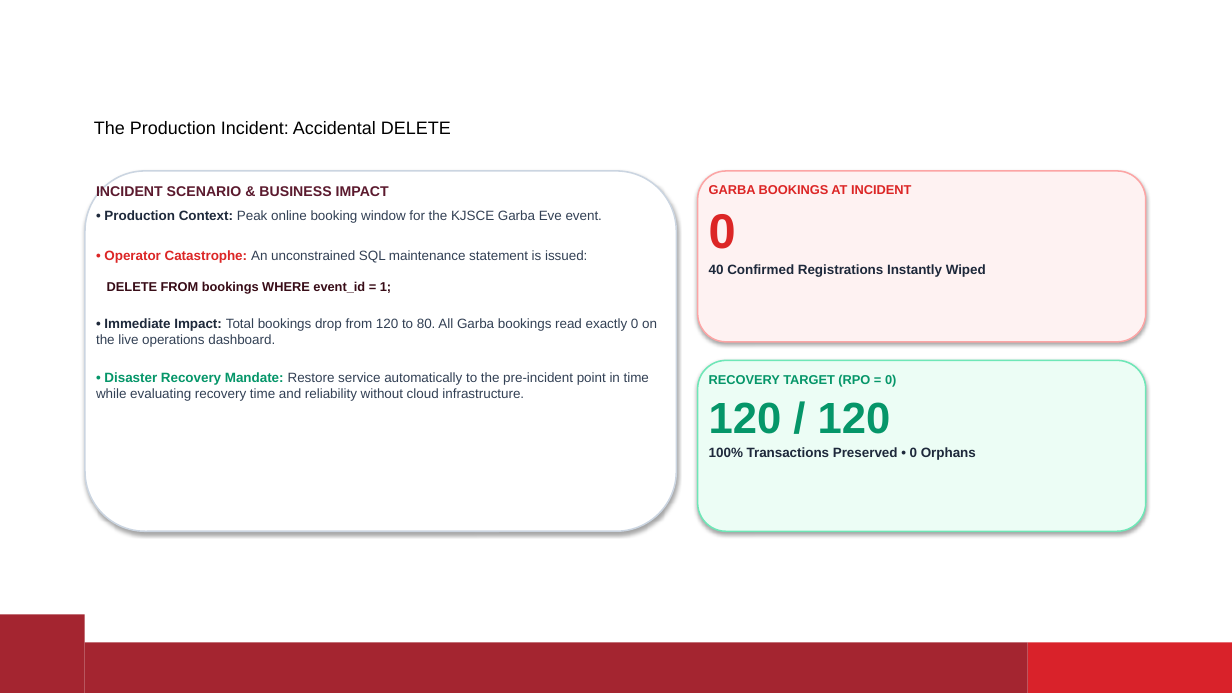
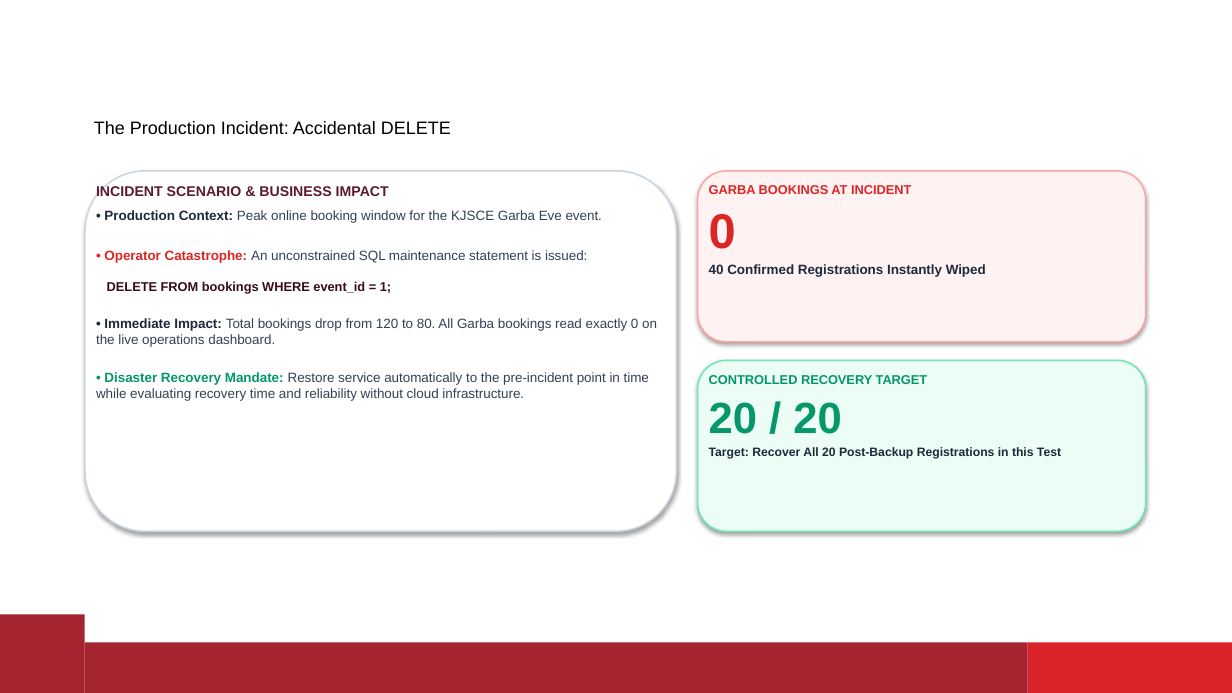
Before and after one commit to Aaryan-Sharma-5/devops_ia, a slide deck: slide 2 of docs/pgbackrest_ia_presentation.pptx. Drawn at 1232x693 pixels with LibreOffice and Linux fonts; fonts in the diff are those of the drawing; background and template pictures are left out. Boxes give left, top, right and bottom in pixels: in the first picture for what was removed or moved away, otherwise in the second. Text is boxed around its words. In the diff, an @@ line names an element or a change of style, - is before the commit and + after.

Commit message:
fix: address critical pre-submission review corrections for RPO claims, storage separation, and recovery guard assertions

```diff
--- a/docs/pgbackrest_ia_presentation.pptx
+++ b/docs/pgbackrest_ia_presentation.pptx
@@ text at [709, 375, 1061, 459]: text changed; size 10.5 to 9.5 pt @@
-RECOVERY TARGET (RPO = 0)
-120 / 120
-100% Transactions Preserved • 0 Orphans
+CONTROLLED RECOVERY TARGET
+20 / 20
+Target: Recover All 20 Post-Backup Registrations in this Test
```
Also in this commit, not shown: 8 other slides changed, 16 other files.
